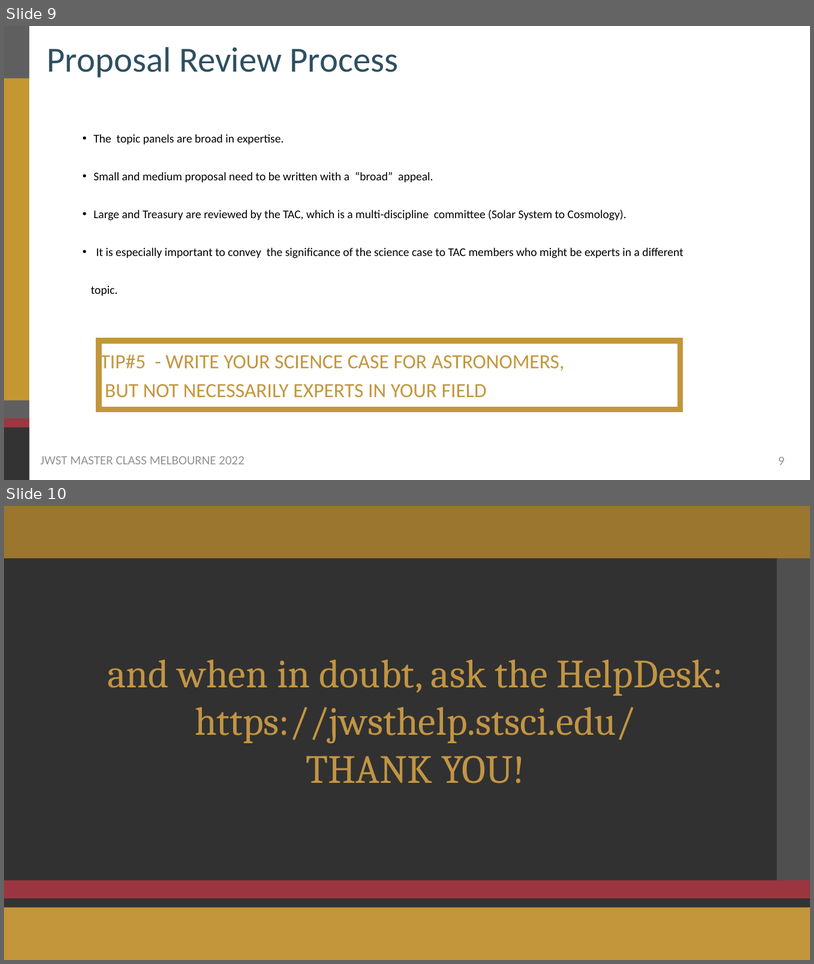
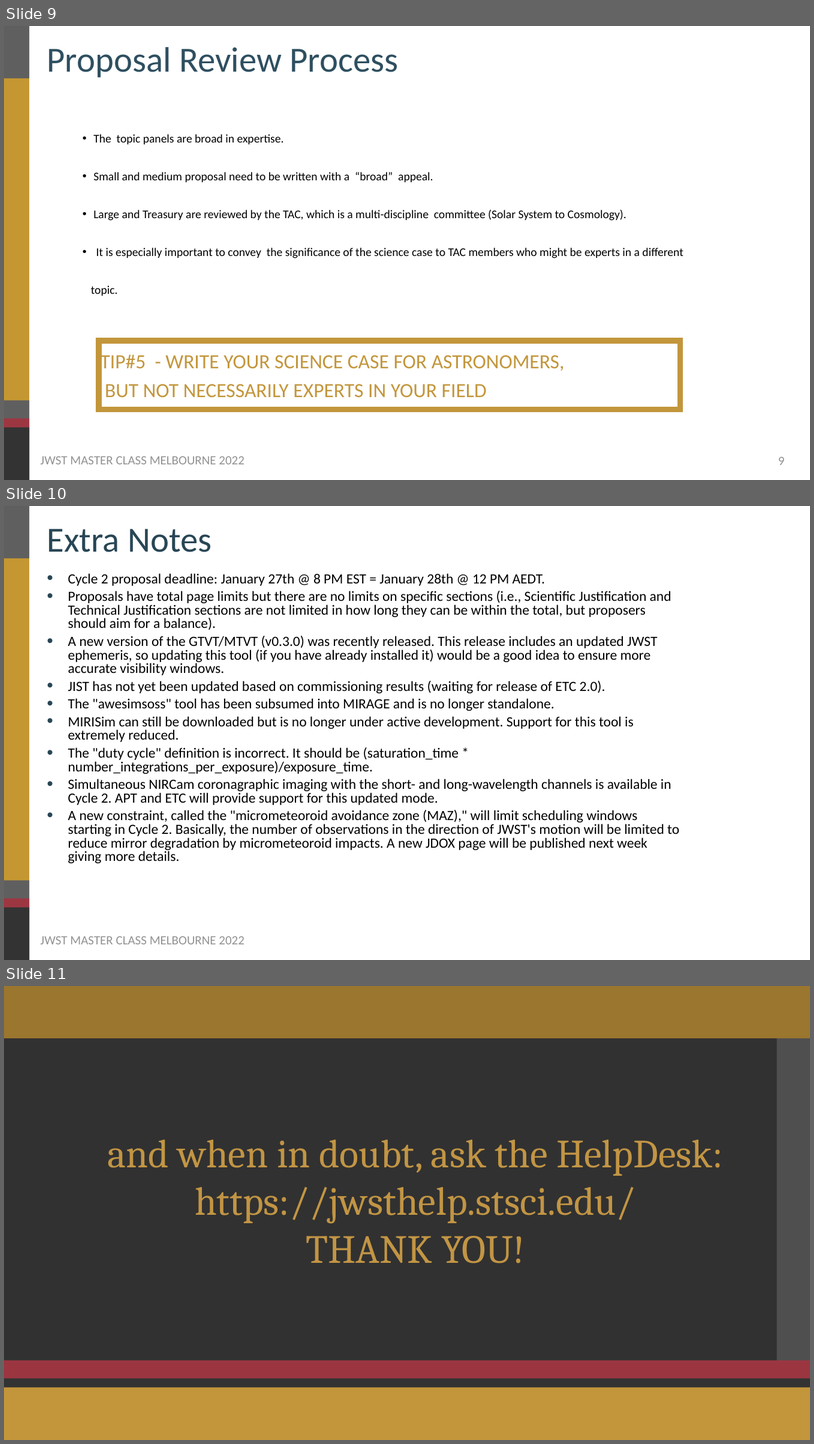
Before and after one commit to themiyan/jwst_masterclass_melbourne_2022, a slide deck: Presentations_Main/13_Proposal writing.pptx. Shown one above the other, each under a label of ours: slides 9 and 10 before the commit, slides 9, 10 and 11 after it. The pictures are 814x964 and 814x1444 pixels, drawn with LibreOffice and Linux fonts; fonts in the diff are those of the drawing; background and template pictures are left out; a plain dark background stands for a picture behind light text. Boxes give left, top, right and bottom in pixels: in the first picture for what was removed or moved away, otherwise in the second. Text is boxed around its words. In the diff, an @@ line names an element or a change of style, - is before the commit and + after.

```diff
--- a/Presentations_Main/13_Proposal writing.pptx
+++ b/Presentations_Main/13_Proposal writing.pptx
@@ slide 10 added at [4, 506, 810, 960], background #FFFFFF; not listed: 6 template elements that a slide beside it also shows @@
@@ title added at [47, 529, 212, 552], 84 pt, text #284655 @@
+Extra Notes
@@ text added at [68, 573, 680, 863], 33.6 pt, text #000000 @@
+• Cycle 2 proposal deadline: January 27th @ 8 PM EST = January 28th @ 12 PM AEDT.
+• Proposals have total page limits but there are no limits on specific sections (i.e., Scientific Justification and Technical Justification sections are not limited in how long they can be within the total, but proposers should aim for a balance).
+• A new version of the GTVT/MTVT (v0.3.0) was recently released. This release includes an updated JWST ephemeris, so updating this tool (if you have already installed it) would be a good idea to ensure more accurate visibility windows.
+• JIST has not yet been updated based on commissioning results (waiting for release of ETC 2.0).
+• The "awesimsoss" tool has been subsumed into MIRAGE and is no longer standalone.
+• MIRISim can still be downloaded but is no longer under active development. Support for this tool is extremely reduced.
+• The "duty cycle" definition is incorrect. It should be (saturation_time * number_integrations_per_exposure)/exposure_time.
+• Simultaneous NIRCam coronagraphic imaging with the short- and long-wavelength channels is available in Cycle 2. APT and ETC will provide support for this updated mode.
+• A new constraint, called the "micrometeoroid avoidance zone (MAZ)," will limit scheduling windows starting in Cycle 2. Basically, the number of observations in the direction of JWST's motion will be limited to reduce mirror degradation by micrometeoroid impacts. A new JDOX page will be published next week giving more details.
@@ what was slide 10 is now slide 11 @@
```
Also in this commit, not shown: 20 other files.
